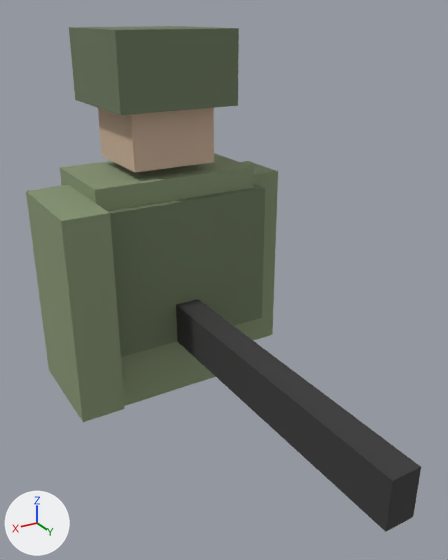
Renders of the Blender file assets/saf.blend from each side of a commit.
Camera for both pictures: a 50 mm lens placed at (0.622, 1.35, 1.789), pointed at (0.005, 0.321, 1.275). Lighting does not change. The marker at lower left points along +X, +Y and +Z. The older version comes first. The same objects are shown in both versions, whatever each file hides.

The first picture shows 'Body'.
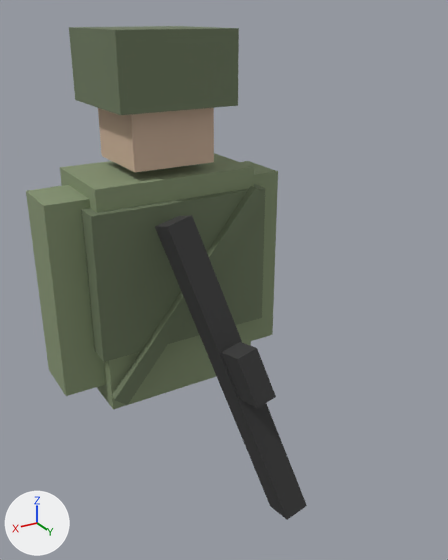
Boxes [x1, y1, x2, y2] around the edits, measured in the pictures (448 x 560 px):
'Body', reshaped (29% narrower): before [26, 26, 421, 532]; after [26, 26, 307, 520]
part 1 of me_m_body, cut back: before [26, 185, 421, 532]; after [26, 185, 307, 520]

Edits to the bpy script that builds the scene:
```text
Change me_m_body:
    used by ob_body; location = (0.0, 0.0, 0.0)
    remove me_m_body.from_pydata(...)  # 56 vertices, 42 faces; spans x -0.3..0.3, y -0.14..0.85, z 0.9..1.76
    add me_m_body.from_pydata(...)  # 72 vertices, 54 faces; spans x -0.3..0.3, y -0.14..0.46, z 0.667..1.76
    me_m_body part 1
    8 vertices are removed from x -0.03..0.03, y 0.12..0.85, z 1.05..1.15
    6 faces are deleted
    4 vertices in x 0.2..0.3, y 0.2, z 0.95..1.42 move by (0.0, -0.12, 0.0)
    24 vertices are added at x -0.209..0.209, y 0.14..0.46, z 0.667..1.412
    12 new faces join them, mat_boot (dark grey #383838)
    6 new faces join them, mat_camodark (greyish green #6c795d)
```
